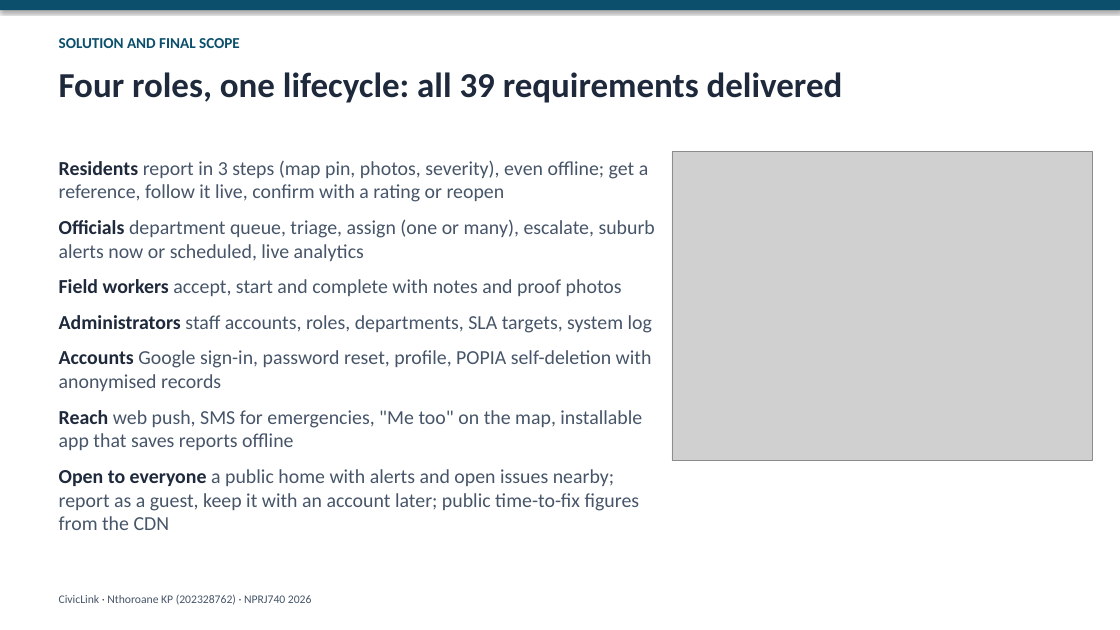
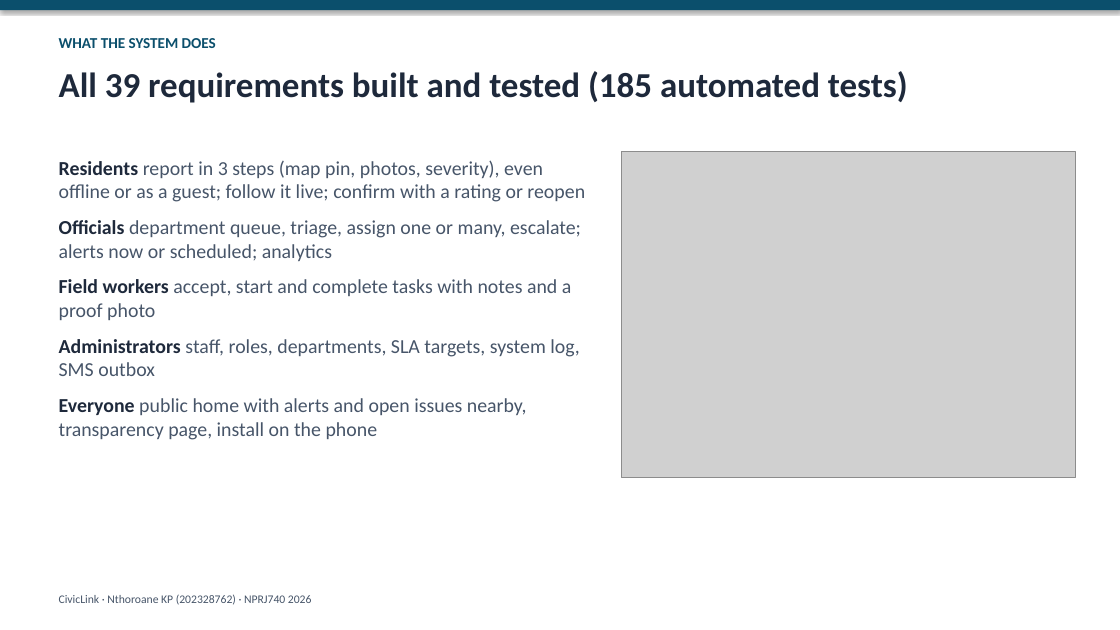
Before and after one commit to altechemist/civiclink, a slide deck: slide 2 of docs/presentation/CivicLink_Presentation.pptx. Drawn at 1120x630 pixels with LibreOffice and Linux fonts; fonts in the diff are those of the drawing; grey boxes stand for pictures. Boxes give left, top, right and bottom in pixels: in the first picture for what was removed or moved away, otherwise in the second. Text is boxed around its words. In the diff, an @@ line names an element or a change of style, - is before the commit and + after.

```diff
--- a/docs/presentation/CivicLink_Presentation.pptx
+++ b/docs/presentation/CivicLink_Presentation.pptx
@@ text at [59,38,216,48]: text changed @@
-SOLUTION AND FINAL SCOPE
+WHAT THE SYSTEM DOES
@@ text at [59,71,908,103]: text changed @@
-Four roles, one lifecycle: all 39 requirements delivered
+All 39 requirements built and tested (185 automated tests)
@@ text at [59,160,585,440]: text changed @@
-Residents report in 3 steps (map pin, photos, severity), even offline; get a reference, follow it live, confirm with a rating or reopen
-Officials department queue, triage, assign (one or many), escalate, suburb alerts now or scheduled, live analytics
-Field workers accept, start and complete with notes and proof photos
-Administrators staff accounts, roles, departments, SLA targets, system log
-Accounts Google sign-in, password reset, profile, POPIA self-deletion with anonymised records
-Reach web push, SMS for emergencies, "Me too" on the map, installable app that saves reports offline
-Open to everyone a public home with alerts and open issues nearby; report as a guest, keep it with an account later; public time-to-fix figures from the CDN
+Residents report in 3 steps (map pin, photos, severity), even offline or as a guest; follow it live; confirm with a rating or reopen
+Officials department queue, triage, assign one or many, escalate; alerts now or scheduled; analytics
+Field workers accept, start and complete tasks with notes and a proof photo
+Administrators staff, roles, departments, SLA targets, system log, SMS outbox
+Everyone public home with alerts and open issues nearby, transparency page, install on the phone
@@ picture: place and size @@
-picture at [672,151,1092,461]
+picture at [622,151,1075,478]
```
Also in this commit, not shown: 3 other slides changed, 8 slides added, 2 slides removed, 7 other files.
